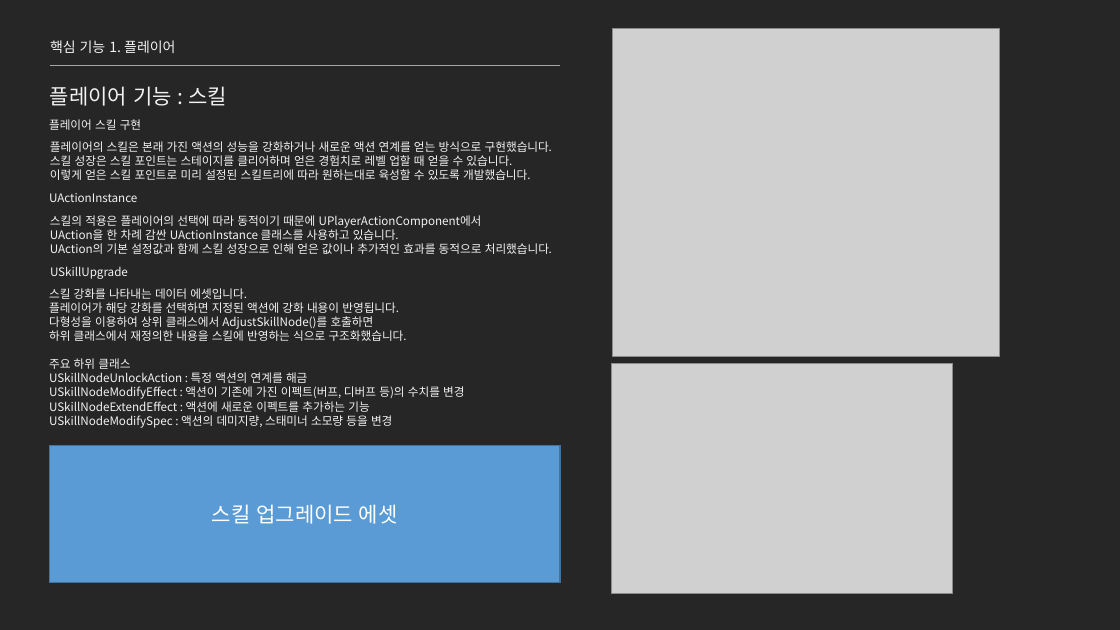
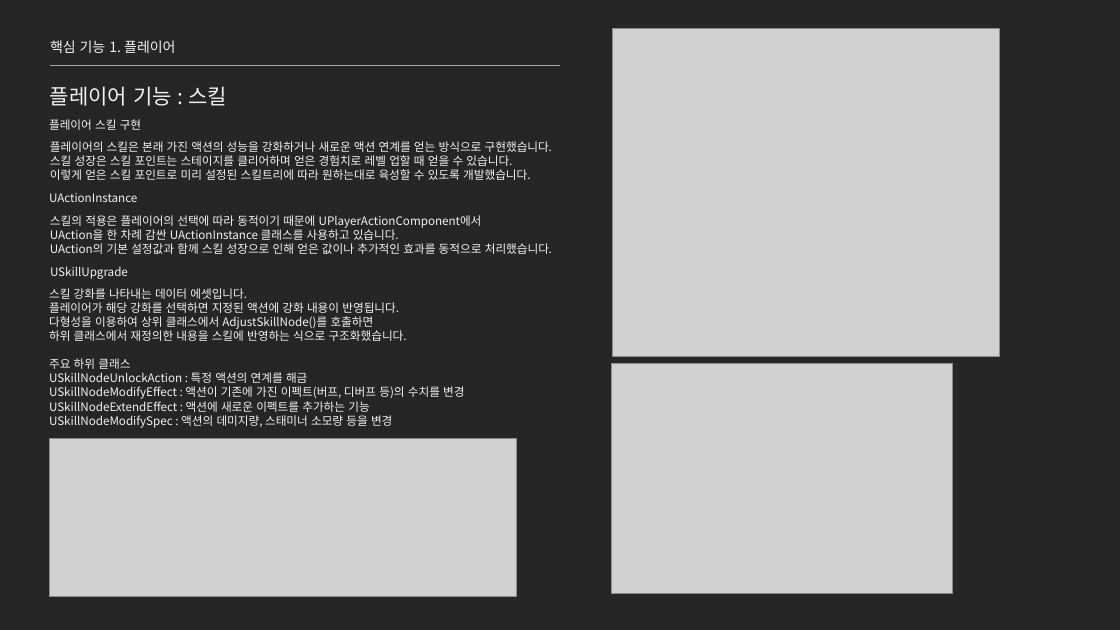
Before and after one commit to jhk0701/project-ARPGHunter, a slide deck: slide 14 of Docs/UnrealEngine_문서_김정환.pptx. Drawn at 1120x630 pixels with LibreOffice and Linux fonts; fonts in the diff are those of the drawing; grey boxes stand for pictures. Boxes give left, top, right and bottom in pixels: in the first picture for what was removed or moved away, otherwise in the second. Text is boxed around its words. In the diff, an @@ line names an element or a change of style, - is before the commit and + after.

```diff
--- a/Docs/UnrealEngine_문서_김정환.pptx
+++ b/Docs/UnrealEngine_문서_김정환.pptx
@@ rectangle removed at [50,445,560,583] @@
-스킬 업그레이드 에셋
@@ picture added at [50,439,517,597] @@
```
Also in this commit, not shown: 15 other slides changed, 15 other files.
